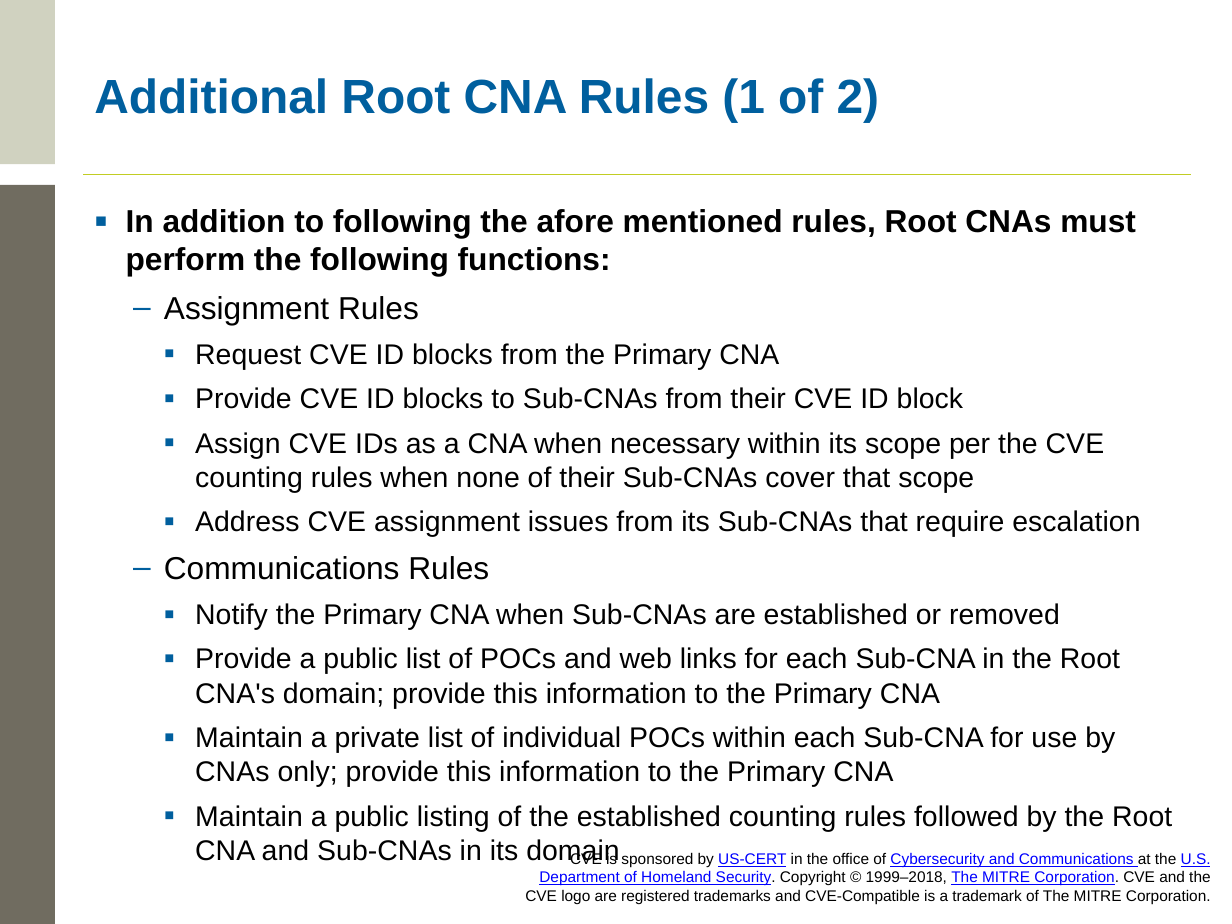
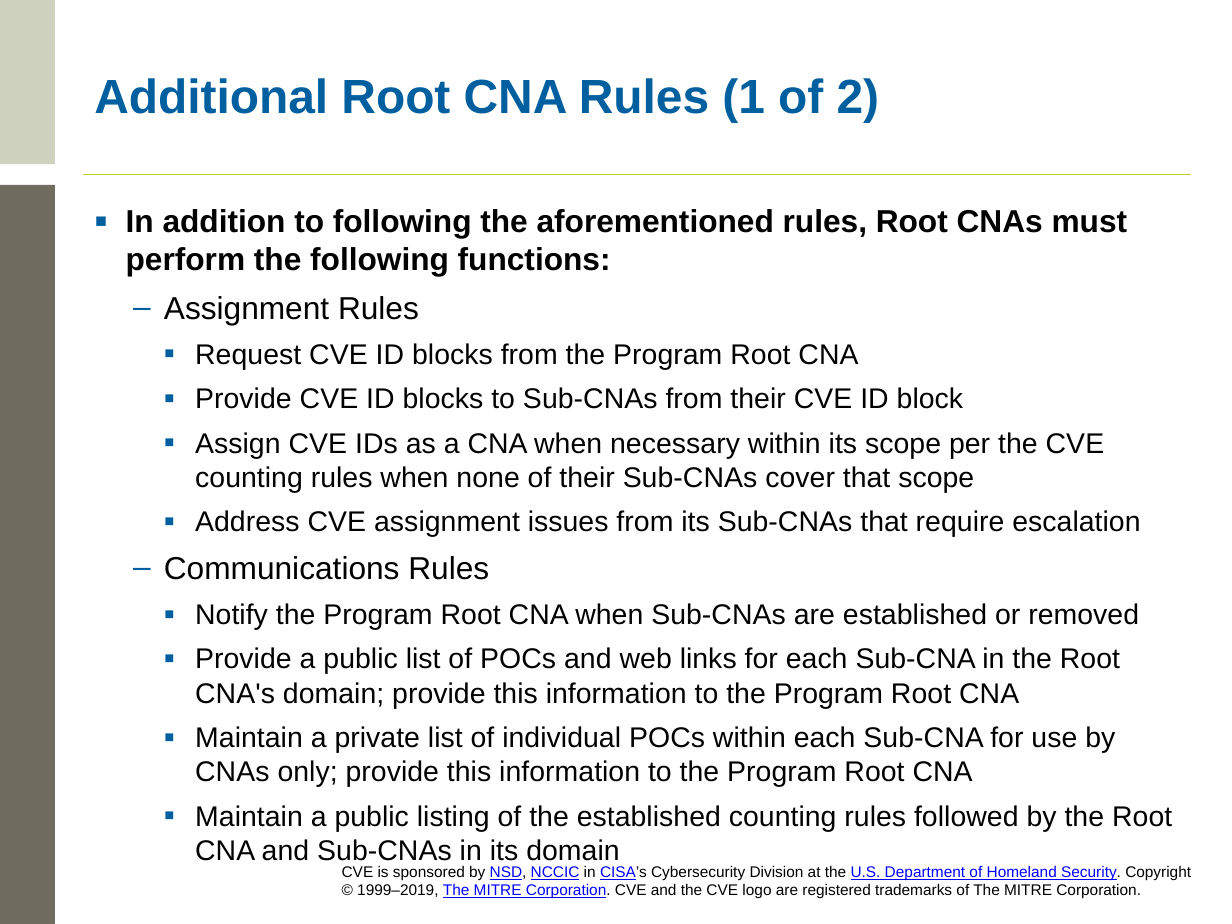
Before and after one commit to CVEProject/cveproject.github.io, a slide deck: slide 36 of docs/cna/Becoming a CNA.pptx. Drawn at 1232x924 pixels with LibreOffice and Linux fonts; fonts in the diff are those of the drawing; background and template pictures are left out. Boxes give left, top, right and bottom in pixels: in the first picture for what was removed or moved away, otherwise in the second. Text is boxed around its words. In the diff, an @@ line names an element or a change of style, - is before the commit and + after.

```diff
--- a/docs/cna/Becoming a CNA.pptx
+++ b/docs/cna/Becoming a CNA.pptx
@@ text at (126, 209, 1128, 276): spaces changed @@
-▪ In addition to following the afore mentioned rules, Root CNAs must perform the following functions:
+▪ In addition to following the aforementioned rules, Root CNAs must perform the following functions:
@@ text at (195, 343, 858, 370): text changed @@
-    ▪ Request CVE ID blocks from the Primary CNA
+    ▪ Request CVE ID blocks from the Program Root CNA
@@ text at (195, 603, 1139, 787): text changed @@
-    ▪ Notify the Primary CNA when Sub-CNAs are established or removed
-    ▪ Provide a public list of POCs and web links for each Sub-CNA in the Root CNA's domain; provide this information to the Primary CNA
-    ▪ Maintain a private list of individual POCs within each Sub-CNA for use by CNAs only; provide this information to the Primary CNA
+    ▪ Notify the Program Root CNA when Sub-CNAs are established or removed
+    ▪ Provide a public list of POCs and web links for each Sub-CNA in the Root CNA's domain; provide this information to the Program Root CNA
+    ▪ Maintain a private list of individual POCs within each Sub-CNA for use by CNAs only; provide this information to the Program Root CNA
@@ text at (342, 865, 1191, 899): text changed @@
-CVE is sponsored by US-CERT in the office of Cybersecurity and Communications at the U.S. Department of Homeland Security. Copyright © 1999–2018, The MITRE Corporation. CVE and the CVE logo are registered trademarks and CVE-Compatible is a trademark of The MITRE Corporation.
+CVE is sponsored by NSD, NCCIC in CISA’s Cybersecurity Division at the U.S. Department of Homeland Security. Copyright © 1999–2019, The MITRE Corporation. CVE and the CVE logo are registered trademarks of The MITRE Corporation.
```
Also in this commit, not shown: 39 other slides changed.
